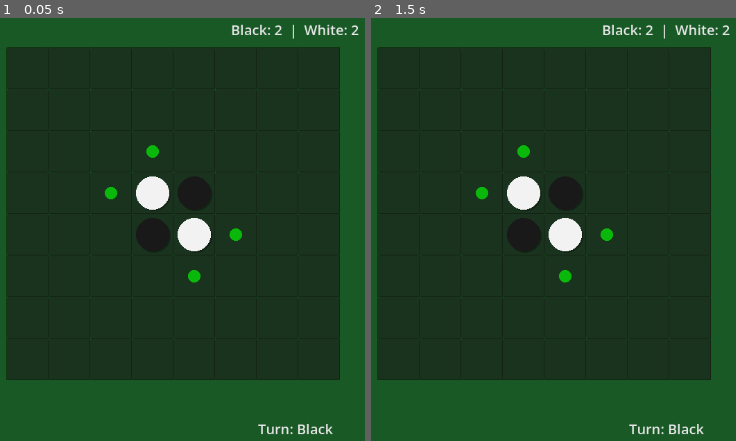
Above: before the commit, frames 1-2 (left to right).
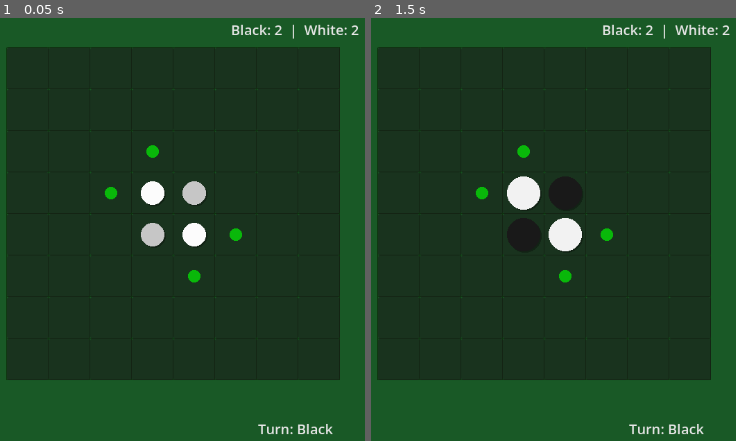
Above: after the commit, the same moments.

Repository: ingebrigtmegard/godot-othello-2
Game: Godot game, scene res://scenes/game_manager.tscn
Same seed, same stepped clock (60 frames per second), same inputs: the game is played once before the commit and once after it.
Inputs (mouse positions are in pixels of both pictures, inside the frame that each line leads up to):
- Up to frame 1 (0.05 s): no input
- Up to frame 2 (1.5 s): click (400, 68) at 0.5 s; click (440, 68) at 1.25 s

The runs differ from the first frame. In frame 1, 1.7% of the frame differs, in the area x 37-58%, y 37-56%; in frame 2, nothing differs.

Commit message:
feat: add AI toggle, difficulty selector, flip animation, and sound effects
- AI Opponent checkbox to toggle between AI and two-player local mode
- Difficulty selector (Easy/Medium/Hard) mapping to AI depth 2/4/6
- Piece flip animation with 3D rotation effect (circle shrinks edge-on)
- Synthesized sound effects for piece placement, flips, and game over
- Settings panel hidden during gameplay, shown at game start and end
- Async piece placement with animation completion tracking

Diff:
--- a/scenes/game_manager.tscn
+++ b/scenes/game_manager.tscn
@@ -10,6 +10,8 @@
 anchors_preset = 15
 anchor_right = 1.0
 anchor_bottom = 1.0
+grow_horizontal = 2
+grow_vertical = 2
 script = ExtResource("1_oo155")
 
 [node name="Board" type="Control" parent="." unique_id=1300705040]
@@ -82,3 +84,23 @@
 layout_mode = 2
 theme_override_font_sizes/font_size = 16
 text = "Pass"
+
+[node name="SettingsHBox" type="HBoxContainer" parent="UIManager/MarginContainer/VBoxContainer" unique_id=92780122]
+layout_mode = 2
+
+[node name="AiToggleCheckBox" type="CheckBox" parent="UIManager/MarginContainer/VBoxContainer/SettingsHBox" unique_id=279097644]
+layout_mode = 2
+size_flags_horizontal = 3
+button_pressed = true
+text = "AI Opponent"
+
+[node name="DifficultyLabel" type="Label" parent="UIManager/MarginContainer/VBoxContainer/SettingsHBox" unique_id=480117367]
+layout_mode = 2
+size_flags_horizontal = 3
+text = "Difficulty:"
+
+[node name="DifficultySelector" type="OptionButton" parent="UIManager/MarginContainer/VBoxContainer/SettingsHBox" unique_id=1231736448]
+layout_mode = 2
+size_flags_horizontal = 3
+
+[node name="SoundPlayer" type="AudioStreamPlayer" parent="." unique_id=398628684]
--- a/scripts/board.gd
+++ b/scripts/board.gd
@@ -4,6 +4,7 @@
 signal piece_placed(pos: Vector2i, player: int, flips: Array)
 signal valid_moves_changed(moves: Array)
 signal move_attempted(x: int, y: int)
+signal animations_complete
 
 # --- Configuration ---
 @export var config: GameConfig
@@ -20,6 +21,11 @@
 
 # For last placed piece indicator
 var _last_placed_pos: Vector2i = Vector2i(-1, -1)
+
+# For tracking animation completion
+var _pending_animations: Array = []
+var _animations_done_count: int = 0
+var _placement_deferred_data: Dictionary = {}
 
 func _ready():
 	if config:
@@ -87,19 +93,52 @@
 	return _state.get_valid_moves(player)
 
 func place_piece(x: int, y: int, player: int, flips: Array):
+	# Update game state synchronously (critical for AI simulation)
 	var move = {"pos": Vector2i(x, y), "flips": flips}
 	_state.apply_move(move, player)
-
 	_last_placed_pos = Vector2i(x, y)
 
-	# Update cell for placed piece
+	var animating_cells: Array = []
 	var color = white_color if player == GameConstants.WHITE else black_color
+
+	# Animate the placed piece
 	cells[y * board_size + x].set_piece(player, color)
+	animating_cells.append(cells[y * board_size + x])
 
-	# Update cells for flipped pieces
+	# Animate flipped pieces
 	for f in flips:
 		cells[f.y * board_size + f.x].set_piece(player, color)
+		animating_cells.append(cells[f.y * board_size + f.x])
 
+	if animating_cells.size() == 0:
+		_finish_placement(x, y, player, flips, color)
+		return
+
+	_pending_animations = animating_cells
+	_animations_done_count = 0
+	_placement_deferred_data = {"x": x, "y": y, "player": player, "flips": flips, "color": color}
+
+	for cell in animating_cells:
+		cell.flip_finished.connect(_on_cell_flip_finished)
+
+	await animations_complete
+
+func _on_cell_flip_finished():
+	_animations_done_count += 1
+	if _animations_done_count >= _pending_animations.size():
+		# All animations done, clean up connections
+		for cell in _pending_animations:
+			if cell.flip_finished.is_connected(_on_cell_flip_finished):
+				cell.flip_finished.disconnect(_on_cell_flip_finished)
+
+		var data = _placement_deferred_data
+		_finish_placement(data.x, data.y, data.player, data.flips, data.color)
+
+		_pending_animations.clear()
+		_animations_done_count = 0
+		animations_complete.emit()
+
+func _finish_placement(x: int, y: int, player: int, flips: Array, color: Color):
 	# Update valid moves for the NEXT player
 	var next_player = GameConstants.WHITE if player == GameConstants.BLACK else GameConstants.BLACK
 	var next_moves = get_valid_moves_for_player(next_player)
--- a/scripts/board_cell.gd
+++ b/scripts/board_cell.gd
@@ -1,6 +1,7 @@
 extends Button
 
 signal cell_pressed(x: int, y: int)
+signal flip_finished
 
 var x: int = 0
 var y: int = 0
@@ -19,11 +20,44 @@
 
 var _piece_player: int = 0
 var _piece_color: Color = Color(1, 1, 1, 1)
+var _is_flipping: bool = false
+var _flip_progress: float = 0.0
+var _old_color: Color = Color(1, 1, 1, 1)
+var _new_color: Color = Color(1, 1, 1, 1)
+var _flip_tween: Tween
 
 func set_piece(player: int, color: Color):
 	_piece_player = player
-	_piece_color = color
+
+	# Skip if color unchanged
+	if color == _piece_color and not _is_flipping:
+		return
+	if color == _piece_color:
+		return
+
+	# Cancel any in-progress animation
+	if _is_flipping and _flip_tween and is_instance_valid(_flip_tween):
+		_flip_tween.kill()
+
+	_old_color = _piece_color
+	_new_color = color
+	_is_flipping = true
+	_flip_progress = 0.0
+
+	_flip_tween = create_tween()
+	_flip_tween.tween_method(_on_flip_tick, 0.0, 1.0, 0.2)
+	_flip_tween.tween_callback(_on_flip_complete)
+
+func _on_flip_tick(progress: float):
+	_flip_progress = progress
 	queue_redraw()
+
+func _on_flip_complete():
+	_is_flipping = false
+	_piece_color = _new_color
+	_flip_progress = 0.0
+	queue_redraw()
+	flip_finished.emit()
 
 func set_valid_move(is_valid: bool):
 	_is_valid_move = is_valid
@@ -36,11 +70,24 @@
 
 	# Draw round piece
 	if _piece_player != 0:
-		var margin = s.x * 0.08
-		# Draw shadow for depth
-		draw_circle(center + Vector2(2, 2), piece_radius, Color(0, 0, 0, 0.3))
-		# Draw main piece
-		draw_circle(center, piece_radius, _piece_color)
+		var draw_color: Color
+		var draw_radius: float
+
+		if _is_flipping:
+			# 3D rotation effect: circle shrinks to edge-on, then grows
+			var scale = abs(sin(_flip_progress * 3.14159))
+			draw_radius = piece_radius * scale
+			# Color transitions from old to new
+			draw_color = _old_color.lerp(_new_color, _flip_progress)
+		else:
+			draw_radius = piece_radius
+			draw_color = _piece_color
+
+		if draw_radius > 0.5:
+			# Draw shadow
+			draw_circle(center + Vector2(2, 2), draw_radius, Color(0, 0, 0, 0.3))
+			# Draw main piece
+			draw_circle(center, draw_radius, draw_color)
 
 	# Draw valid move indicator (smaller translucent dot)
 	if _is_valid_move:
--- /dev/null
+++ b/scripts/editor_setup_settings.gd
@@ -0,0 +1,28 @@
+extends EditorScript
+
+func _run():
+    var scene = EditorInterface.get_edited_scene_root()
+    var vbox = scene.get_node_or_null("UIManager/MarginContainer/VBoxContainer")
+    if not vbox:
+        print("VBoxContainer not found")
+        return
+
+    var settings = vbox.get_node_or_null("SettingsHBox")
+    if not settings:
+        print("SettingsHBox not found")
+        return
+
+    settings.set("layout_mode", 2)
+
+    var selector = settings.get_node_or_null("DifficultySelector")
+    if selector:
+        selector.add_item("Easy")
+        selector.add_item("Medium")
+        selector.add_item("Hard")
+        selector.select(1)
+
+    var checkbox = settings.get_node_or_null("AiToggleCheckBox")
+    if checkbox:
+        checkbox.set("button_pressed", true)
+
+    print("Settings configured successfully")
--- a/scripts/game_manager.gd
+++ b/scripts/game_manager.gd
@@ -12,6 +12,12 @@
 @onready var board: Node = $Board
 @onready var ai_controller: Node = $AIController
 @onready var ui_manager: Control = $UIManager
+@onready var sound_player: AudioStreamPlayer = $SoundPlayer
+
+# --- Sounds ---
+const CLICK_SOUND = preload("res://sounds/click.wav")
+const FLIP_SOUND = preload("res://sounds/flip.wav")
+const GAMEOVER_SOUND = preload("res://sounds/gameover.wav")
 
 # --- Configuration ---
 @export var config: GameConfig
@@ -22,6 +28,7 @@
 var animating: bool = false
 var message_ready: bool = true
 var white_ai_enabled: bool = true
+var _ai_enabled: bool = true
 
 func _ready():
 	mouse_filter = Control.MOUSE_FILTER_IGNORE
@@ -40,6 +47,8 @@
 
 	ui_manager.restart_requested.connect(_on_restart_requested)
 	ui_manager.pass_requested.connect(_on_pass_requested)
+	ui_manager.ai_toggle_changed.connect(_on_ai_toggle_changed)
+	ui_manager.difficulty_changed.connect(_on_difficulty_changed)
 
 	await init_game()
 
@@ -48,7 +57,7 @@
 	current_player = BLACK
 	animating = false
 	message_ready = true
-	white_ai_enabled = true
+	white_ai_enabled = _ai_enabled
 
 	board.set_cell(3, 3, WHITE)
 	board.set_cell(4, 4, WHITE)
@@ -63,6 +72,7 @@
 	ui_manager.hide_message()
 	ui_manager.set_restart_button_visible(false)
 	ui_manager.set_pass_button_visible(valid_moves.size() == 0)
+	ui_manager.hide_settings()
 
 	if valid_moves.size() == 0:
 		await switch_turn()
@@ -82,9 +92,11 @@
 	animating = true
 	ui_manager.set_pass_button_visible(false)
 
-	board.place_piece(x, y, current_player, flips)
-
-	await get_tree().create_timer(0.5).timeout
+	_play_click()
+	# place_piece is now async — animations complete before returning
+	await board.place_piece(x, y, current_player, flips)
+	if flips.size() > 0:
+		_play_flip()
 
 	await switch_turn()
 	animating = false
@@ -116,7 +128,9 @@
 			var result = get_game_over_message(score.black, score.white)
 			ui_manager.show_message(result)
 			ui_manager.set_restart_button_visible(true)
+			ui_manager.show_settings()
 			game_over.emit(result)
+			_play_gameover()
 			animating = false
 			return
 
@@ -162,6 +176,28 @@
 	else:
 		return "Draw! %d-%d" % [black, white]
 
+func _on_ai_toggle_changed(enabled: bool):
+	_ai_enabled = enabled
+
+func _on_difficulty_changed(depth: int):
+	if config:
+		config.ai_depth = depth
+
+func _play_click():
+	if sound_player and not sound_player.playing:
+		sound_player.stream = CLICK_SOUND
+		sound_player.play()
+
+func _play_flip():
+	if sound_player and not sound_player.playing:
+		sound_player.stream = FLIP_SOUND
+		sound_player.play()
+
+func _play_gameover():
+	if sound_player and not sound_player.playing:
+		sound_player.stream = GAMEOVER_SOUND
+		sound_player.play()
+
 func _input(event):
 	if event is InputEventMouseButton and event.pressed and event.button_index == MOUSE_BUTTON_LEFT:
 		print("GameManager click at ", event.position)
--- a/scripts/ui_manager.gd
+++ b/scripts/ui_manager.gd
@@ -6,26 +6,54 @@
 @onready var message_label: Label = $MarginContainer/VBoxContainer/MessageLabel
 @onready var restart_button: Button = $MarginContainer/VBoxContainer/HBoxContainer/RestartButton
 @onready var pass_button: Button = $MarginContainer/VBoxContainer/HBoxContainer/PassButton
+@onready var settings_hbox: HBoxContainer = $MarginContainer/VBoxContainer/SettingsHBox
+@onready var ai_toggle_checkbox: CheckBox = $MarginContainer/VBoxContainer/SettingsHBox/AiToggleCheckBox
+@onready var difficulty_selector: OptionButton = $MarginContainer/VBoxContainer/SettingsHBox/DifficultySelector
 
 # --- Signals ---
 signal restart_requested
 signal pass_requested
+signal ai_toggle_changed(enabled: bool)
+signal difficulty_changed(depth: int)
 
 func _ready():
 	mouse_filter = Control.MOUSE_FILTER_IGNORE
 	# Force container layout for children (deferred to apply after scene load)
 	call_deferred("_set_layout_modes")
+	populate_difficulty_selector()
+	restart_button.pressed.connect(_on_restart_pressed)
+	pass_button.pressed.connect(_on_pass_pressed)
+	ai_toggle_checkbox.toggled.connect(_on_ai_toggle_changed)
+	difficulty_selector.item_selected.connect(_on_difficulty_selected)
+	restart_button.visible = false
+	pass_button.visible = false
+	message_label.visible = false
 
 func _set_layout_modes():
 	for child in $MarginContainer/VBoxContainer.get_children():
 		child.layout_mode = 3
 		for grandchild in child.get_children():
 			grandchild.layout_mode = 3
-	restart_button.pressed.connect(_on_restart_pressed)
-	pass_button.pressed.connect(_on_pass_pressed)
-	restart_button.visible = false
-	pass_button.visible = false
-	message_label.visible = false
+
+func populate_difficulty_selector():
+	if difficulty_selector.item_count == 0:
+		difficulty_selector.add_item("Easy")
+		difficulty_selector.add_item("Medium")
+		difficulty_selector.add_item("Hard")
+		difficulty_selector.select(1)
+
+func hide_settings():
+	settings_hbox.visible = false
+
+func show_settings():
+	settings_hbox.visible = true
+
+func _on_ai_toggle_changed(p_pressed: bool):
+	ai_toggle_changed.emit(p_pressed)
+
+func _on_difficulty_selected(index: int):
+	var depths = [2, 4, 6]
+	difficulty_changed.emit(depths[index])
 
 func update_scores(black: int, white: int):
 	score_label.text = "Black: %d  |  White: %d" % [black, white]
--- /dev/null
+++ b/sounds/generate_sounds.gd
@@ -0,0 +1,69 @@
+extends EditorScript
+
+func _run():
+	var dir = DirAccess.open("res://")
+	if dir.dir_exists("sounds"):
+		pass
+	else:
+		dir.make_dir("sounds")
+
+	var click = _generate_click()
+	var flip = _generate_flip()
+	var gameover = _generate_gameover()
+
+	_save_sample(click, "res://sounds/click.tres")
+	_save_sample(flip, "res://sounds/flip.tres")
+	_save_sample(gameover, "res://sounds/gameover.tres")
+
+	print("Generated click.tres, flip.tres, gameover.tres")
+
+func _generate_click() -> AudioStreamWAV:
+	var sample = AudioStreamWAV.new()
+	sample.format = AudioStreamWAV.FORMAT_16_BITS
+	sample.stereo = false
+	sample.mix_rate = 44100
+	var length = int(44100 * 0.1)
+	var data := PackedInt16Array()
+	for i in length:
+		var t = float(i) / 44100.0
+		var envelope = exp(-t * 40.0)
+		var value = int(envelope * sin(2.0 * PI * 1000.0 * t) * 32767.0)
+		data.append(value)
+	sample.set_data(data)
+	return sample
+
+func _generate_flip() -> AudioStreamWAV:
+	var sample = AudioStreamWAV.new()
+	sample.format = AudioStreamWAV.FORMAT_16_BITS
+	sample.stereo = false
+	sample.mix_rate = 44100
+	var length = int(44100 * 0.2)
+	var data := PackedInt16Array()
+	for i in length:
+		var t = float(i) / 44100.0
+		var envelope = exp(-t * 8.0)
+		var freq = 800.0 - t * 2500.0
+		var value = int(envelope * sin(2.0 * PI * freq * t) * 32767.0)
+		data.append(value)
+	sample.set_data(data)
+	return sample
+
+func _generate_gameover() -> AudioStreamWAV:
+	var sample = AudioStreamWAV.new()
+	sample.format = AudioStreamWAV.FORMAT_16_BITS
+	sample.stereo = false
+	sample.mix_rate = 44100
+	var length = int(44100 * 0.5)
+	var data := PackedInt16Array()
+	for i in length:
+		var t = float(i) / 44100.0
+		var envelope = exp(-t * 2.0)
+		var v1 = envelope * sin(2.0 * PI * 523.0 * t)
+		var v2 = envelope * sin(2.0 * PI * 784.0 * t)
+		var value = int((v1 + v2) * 0.5 * 32767.0)
+		data.append(value)
+	sample.set_data(data)
+	return sample
+
+func _save_sample(sample: AudioStreamWAV, path: String):
+	ResourceSaver.save(sample, path)
Not shown, added: scripts/editor_setup_settings.gd.uid
Not shown, added: sounds/generate_sounds.gd.uid
Not shown, added: plans/eager-soaring-fern.md
Not shown, added: sounds/click.wav
Not shown, added: sounds/flip.wav
Not shown, added: sounds/gameover.wav
Not shown, changed: todo.md
